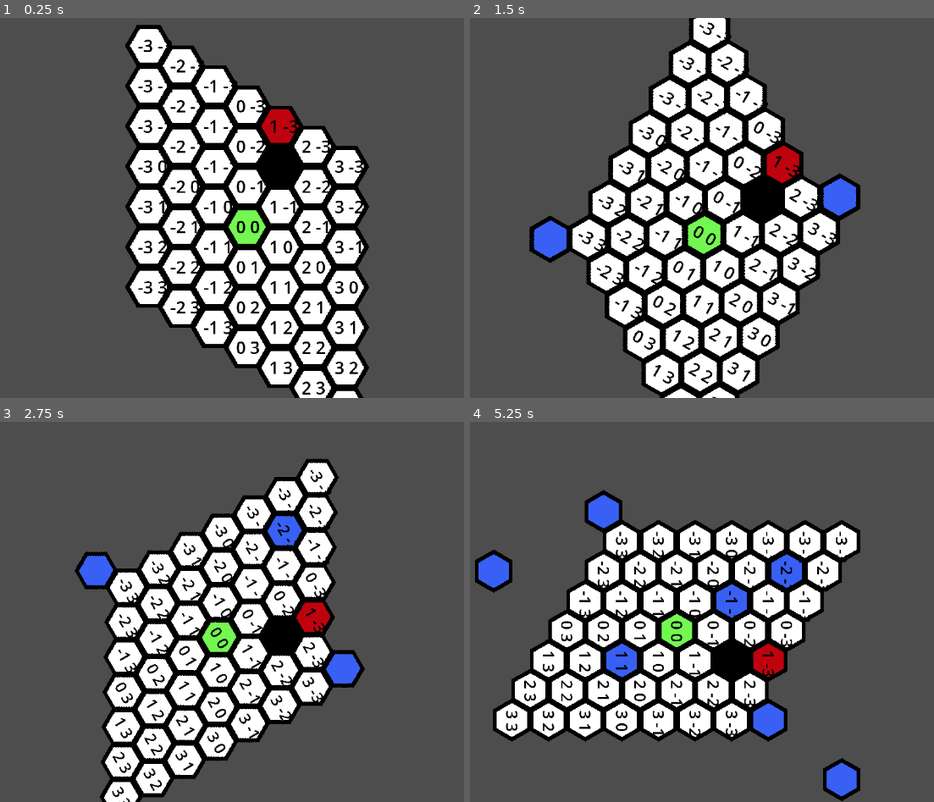
Above: before the commit, frames 1-4 (two rows, left to right).
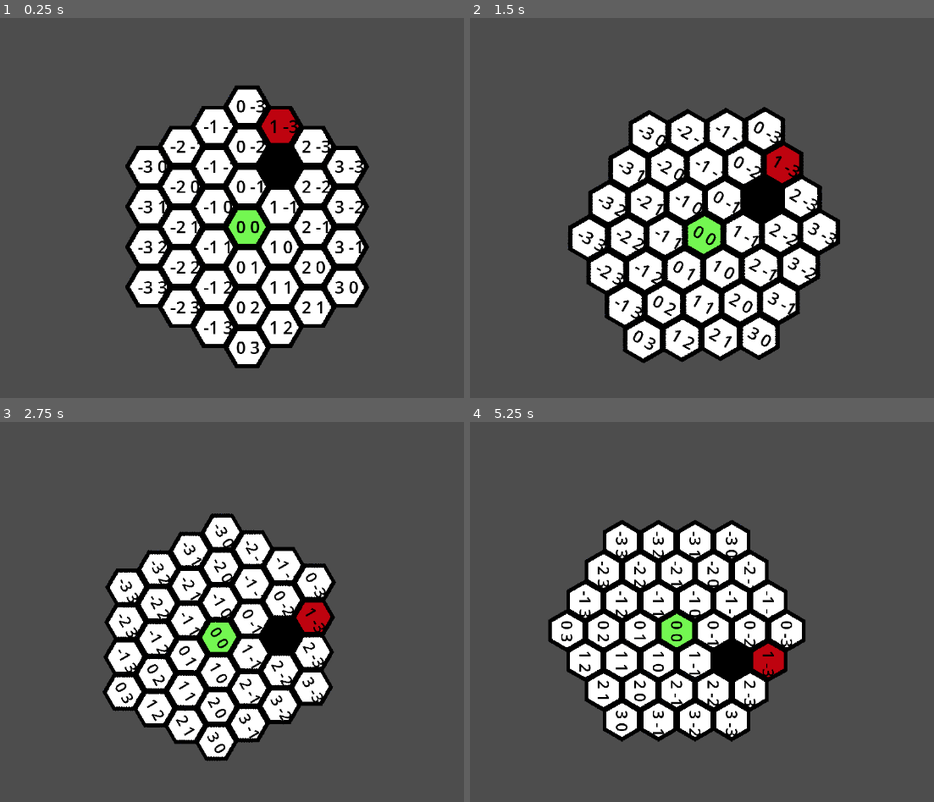
Above: after the commit, the same moments.

Repository: Goldenlion5648/HexPuzzleGame
Game: Godot game, scene res://objects/main_scene_2d.tscn
Same seed, same stepped clock (60 frames per second), same inputs: the game is played once before the commit and once after it.
Inputs (mouse positions are in pixels of both pictures, inside the frame that each line leads up to):
- Up to frame 1 (0.25 s): no input
- Up to frame 2 (1.5 s): tap Enter at 0.5 s; move the mouse to (841, 189) at 0.52 s; hold D (rotate_grid_right) 0.53-1.28 s; click (841, 189) at 0.6 s; tap Space at 1.25 s; move the mouse to (558, 227) at 1.27 s; click (558, 227) at 1.35 s
- Up to frame 3 (2.75 s): tap Enter at 2 s; move the mouse to (292, 528) at 2.02 s; hold D (rotate_grid_right) from 2.03 s (still down); tap Down (move_cam_back) at 2.1 s; click (292, 528) at 2.3 s
- Up to frame 4 (5.25 s): tap Space at 2.75, 4.25 s; move the mouse to (660, 688) at 2.77 s; right-click (660, 688) at 2.85 s; click (660, 688) at 3.05 s; tap Enter at 3.5 s; move the mouse to (896, 669) at 3.52 s; release D (rotate_grid_right) at 3.53 s; hold Shift (shift) 3.53-4.28 s; click (896, 669) at 3.8 s; tap P (save_level) at 4.15 s; move the mouse to (493, 555) at 4.27 s; click (493, 555) at 4.35 s; move the mouse to (729, 612) at 5.02 s; click (729, 612) at 5.1 s

The runs differ from the first frame. In frame 1, 8.3% of the frame differs, in the area x 27-80%, y 1-100%; in frame 2, 8.5%; in frame 3, 8.6%; in frame 4, 11%, in the area x 1-85%, y 17-100%.

Commit message:
movement in certain directions and only attached land works

Diff:
--- a/objects/globals.gd
+++ b/objects/globals.gd
@@ -1,23 +1,38 @@
 extends Node
+
+
 
 signal rotate_right
 
 var current_grid_rotation = 0
 var rotation_increment = 30
-var adj6_flat_top = [[0, -1], [1, -1], [1, 0], [0, 1], [-1, 1], [-1, 0]]
-var adj6_corner_top = [[0, -1], [1, -1], [1, 0], [0, 1], [-1, 1], [-1, 0]]
+var adj6_flat_top = [Vector2i(0, -1), Vector2i(1, -1), Vector2i(1, 0), Vector2i(0, 1), Vector2i(-1, 1), Vector2i(-1, 0)]
+var adj6_corner_top = [Vector2i(0, -1), Vector2i(1, -1), Vector2i(1, 0), Vector2i(0, 1), Vector2i(-1, 1), Vector2i(-1, 0)]
 
 const flat_top_frequency = 60
 enum DIRECTION {ABOVE=0,UP=0,BELOW=1,DOWN=1,LEFT,RIGHT}
+
+
+enum HEX_FACE {TOP_FACE=0,TOP_RIGHT_FACE=1,BOTTOM_RIGHT_FACE=2,BOTTOM_FACE=3, BOTTOM_LEFT_FACE=4,TOP_LEFT_FACE=5}
+var FACE_TO_OFFSET = {HEX_FACE.TOP_FACE: Vector2i(0, -1),HEX_FACE.TOP_RIGHT_FACE: Vector2i(1, -1),HEX_FACE.BOTTOM_RIGHT_FACE: Vector2i(1, 0),HEX_FACE.BOTTOM_FACE: Vector2i(0, 1), HEX_FACE.BOTTOM_LEFT_FACE: Vector2i(-1, 1),HEX_FACE.TOP_LEFT_FACE: Vector2i(-1, 0)}
+
+enum HEX_CORNER {TOP_RIGHT_CORNER,RIGHT_CORNER,BOTTOM_RIGHT_CORNER,BOTTOM_LEFT_CORNER,LEFT_CORNER,TOP_LEFT_CORNER}
+var CORNER_TO_OFFSET = {HEX_CORNER.TOP_RIGHT_CORNER: Vector2i(0, -1),HEX_CORNER.RIGHT_CORNER: Vector2i(1, -1),HEX_CORNER.BOTTOM_RIGHT_CORNER: Vector2i(1, 0),HEX_CORNER.BOTTOM_LEFT_CORNER: Vector2i(0, 1),HEX_CORNER.LEFT_CORNER: Vector2i(-1, 1),HEX_CORNER.TOP_LEFT_CORNER: Vector2i(-1, 0)}
+
 
 var BASE_TILE_POS = Vector2i(2, 0)
 #these are the alternative ids bassed on the atlas
 enum TILE_IDS {WALL=10, GOAL=9,END=9, START=1, BRIDGE=8}
 
 const layer_to_place_on = 0
+const background_layer = 1
 const source_id = 1
 
 var highest_distance_from_center = 3
+
+
+
+#var current_placing = Hexagon.new()
 
 func _ready():
 	rotate_right.connect(on_rotate_right)
@@ -76,6 +91,22 @@
 		temp = temp.slice(1) + [temp[0]]
 	return temp
 
+func get_walkable_around_coords(board: TileMap, pos: Vector2i) -> Array[Vector2i]:
+	var all_used_cells = board.get_used_cells(layer_to_place_on)
+	var all_spots_around = board.get_surrounding_cells(pos)
+	var ret: Array[Vector2i] = []
+	for spot in all_spots_around:
+		var alt_id = board.get_cell_alternative_tile(layer_to_place_on, spot)
+#		print("spot ", spot, " has alt id ", alt_id)
+		if spot in all_used_cells and alt_id in [
+			Globals.TILE_IDS.BRIDGE,
+			Globals.TILE_IDS.START,
+			Globals.TILE_IDS.GOAL
+		]:
+			ret.append(spot)
+#	print(ret)
+	return ret
+
 func on_rotate_right():
 	update_rotation_vars()
 
--- a/objects/half_offset_tilemap.gd
+++ b/objects/half_offset_tilemap.gd
@@ -5,6 +5,7 @@
 var alt_to_place = 0
 var tile_id_to_place = 0
 
+@onready var CustomHexagon = preload("res://objects/hexagon.gd")
 # Called when the node enters the scene tree for the first time.
 func _ready():
 	place_labels()
@@ -30,17 +31,22 @@
 
 	print("folder is ", current_folder)
 	print("file to write outside is ", file_writer)
-#	assert(file_writer != null, "out of level space")
-#	file_writer = FileAccess.open("res://test123.txt", FileAccess.WRITE)
 	var tile_to_alt_id = {}
 	for i in range(-Globals.highest_distance_from_center, Globals.highest_distance_from_center + 1):
 		for j in range(-Globals.highest_distance_from_center, Globals.highest_distance_from_center + 1):
 			tile_to_alt_id[Vector2i(i, j)] = get_cell_alternative_tile(Globals.layer_to_place_on, Vector2i(i, j))
-	var json_version = JSON.stringify(tile_to_alt_id, "    ")
-#	print(json_version)
+	var sorted_version = {}
+	var sorted_keys = tile_to_alt_id.keys()
+	print(sorted_keys)
+	sorted_keys.sort_custom(func(a, b): return tile_to_alt_id[a] > tile_to_alt_id[b])
+	print(sorted_keys)
+#	return
+	for key in sorted_keys:
+		sorted_version[key] = tile_to_alt_id[key]
+	print(sorted_version)
+	var json_version = JSON.stringify(sorted_version, "    ", false)
 	file_writer.store_line(json_version)
 	var image = get_viewport().get_texture().get_image()
-#	image.flip_y()
 	image.save_png("%s/preview.png" % current_folder)
 
 
@@ -50,14 +56,17 @@
 	print(offset)
 	for i in range(-Globals.highest_distance_from_center, Globals.highest_distance_from_center + 1):
 		for j in range(-Globals.highest_distance_from_center, Globals.highest_distance_from_center + 1):
+			if abs(i + j) >= Globals.highest_distance_from_center + 1:
+				continue
 			var current: Label = label.instantiate()
 			current.set_global_position(to_global(map_to_local(Vector2i(i, j))) - offset)
 #			print("label position ", current.position)
 			current.text = "%d %d" % [i, j]
 #			add_sibling.call_deferred(current)
 			var white_tile = 2
-			set_cell(1, Vector2i(i, j), 1, Vector2i(white_tile, 0), alt_to_place)
+			set_cell(Globals.background_layer, Vector2i(i, j), 1, Vector2i(white_tile, 0), alt_to_place)
 			add_child.call_deferred(current)
+
 # Called every frame. 'delta' is the elapsed time since the previous frame.
 func place_at_clicked_spot():
 	var erase_mode = false
@@ -74,10 +83,16 @@
 	if Input.is_action_just_pressed("left_click"):
 		print("clicked position was ", tile)
 		print(tile)
-		var current_alt = get_cell_alternative_tile(Globals.layer_to_place_on, tile)
+		var current_alt = get_cell_alternative_tile(Globals.background_layer, tile)
 		print("clicked on a tile with alt ", current_alt)
-		if current_alt != -1:
+		# outside of grid
+		if current_alt == -1:
 			return
+		#TODO change this
+		var current_hexagon_to_place = CustomHexagon.new([Globals.HEX_FACE.BOTTOM_FACE], [])
+		if current_hexagon_to_place.can_place_here(self, tile) == false:
+			return
+
 		# the first parameter is the layer
 		# the second is the position
 		# change the fourth parameter to change what tile is placed
@@ -85,47 +100,34 @@
 
 		var had_path = dfs(Vector2i(0, 0), Vector2i(1, -3))
 		print("had path ", had_path)
+#
+#		print("above are", Globals.get_tile_offsets_in_direction(Globals.DIRECTION.ABOVE))
+#		print("right are", Globals.get_tile_offsets_in_direction(Globals.DIRECTION.RIGHT))
+#		print("down are", Globals.get_tile_offsets_in_direction(Globals.DIRECTION.DOWN))
+#		print("left are", Globals.get_tile_offsets_in_direction(Globals.DIRECTION.LEFT))
 
-		print("above are", Globals.get_tile_offsets_in_direction(Globals.DIRECTION.ABOVE))
-		print("right are", Globals.get_tile_offsets_in_direction(Globals.DIRECTION.RIGHT))
-		print("down are", Globals.get_tile_offsets_in_direction(Globals.DIRECTION.DOWN))
-		print("left are", Globals.get_tile_offsets_in_direction(Globals.DIRECTION.LEFT))
 
-func get_walkable_around_coords(pos: Vector2i):
-	var all_used_cells = get_used_cells(Globals.layer_to_place_on)
-	var all_spots_around = get_surrounding_cells(pos)
-	var ret = []
-	for spot in all_spots_around:
-		var alt_id = get_cell_alternative_tile(Globals.layer_to_place_on, spot)
-		print("spot ", spot, " has alt id ", alt_id)
-		if spot in all_used_cells and alt_id in [
-			Globals.TILE_IDS.BRIDGE,
-			Globals.TILE_IDS.START,
-			Globals.TILE_IDS.GOAL
-			]:
-			ret.append(spot)
-	return ret
 
 ## returns true if there is a path from "from" -> "to"
 ## false otherwise
 func dfs(from: Vector2i, to: Vector2i):
-	print("from ", from, " to ", to)
-	var fringe = get_walkable_around_coords(from)
-	print("starting fringe ", fringe)
+#	print("from ", from, " to ", to)
+	var fringe = Globals.get_walkable_around_coords(self, from)
+#	print("starting fringe ", fringe)
 	if from == to:
 		return true
 	var cur = null
 	var seen = {}
 	while fringe.size() > 0:
 		cur = fringe.pop_back()
-		print("cur ", cur)
-		print("fringe, ", fringe)
+#		print("cur ", cur)
+#		print("fringe, ", fringe)
 		if cur in seen:
 			continue
 		seen[cur] = true
 		if cur == to:
 			return true
-		fringe.append_array(get_walkable_around_coords(cur))
+		fringe.append_array(Globals.get_walkable_around_coords(self, cur))
 	return false
 
 
--- /dev/null
+++ b/objects/hexagon.gd
@@ -0,0 +1,24 @@
+class_name CustomHexagon
+
+var placeable_against_faces: Array[int]
+var placeable_against_corners: Array[int]
+
+## _placeable_against_faces
+## _placeable_against_corners
+func _init(_placeable_against_faces: Array[int], _placeable_against_corners: Array[int]):
+	placeable_against_faces = _placeable_against_faces.duplicate()
+	placeable_against_corners = _placeable_against_corners.duplicate()
+
+func can_place_here(board: TileMap, pos: Vector2i) -> bool:
+	var walkable_around = Globals.get_walkable_around_coords(board, pos)
+	var options = []
+	print("face to offset ", Globals.FACE_TO_OFFSET)
+	print("placeable_against_faces ", self.placeable_against_faces)
+	print("pos ", pos)
+	for face in placeable_against_faces:
+		var combined = Globals.FACE_TO_OFFSET[face] + pos
+		print("face to offset ", Globals.FACE_TO_OFFSET[face])
+		print("combined ", combined)
+		if combined in walkable_around:
+			return true
+	return false
Not shown, added: objects/hal392E.tmp
